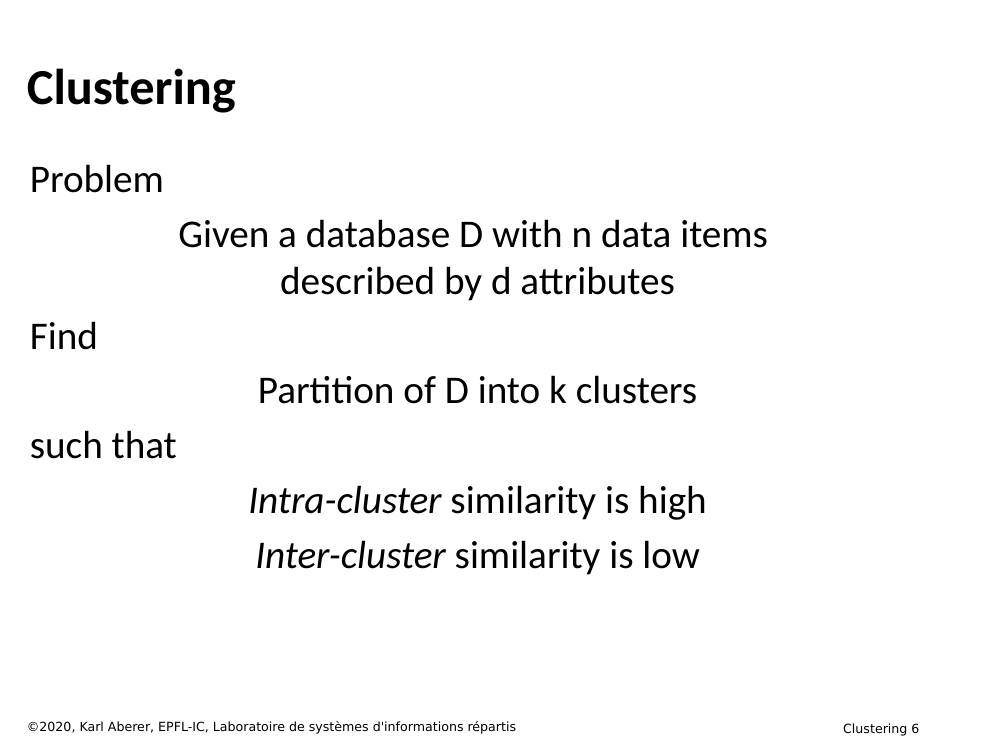
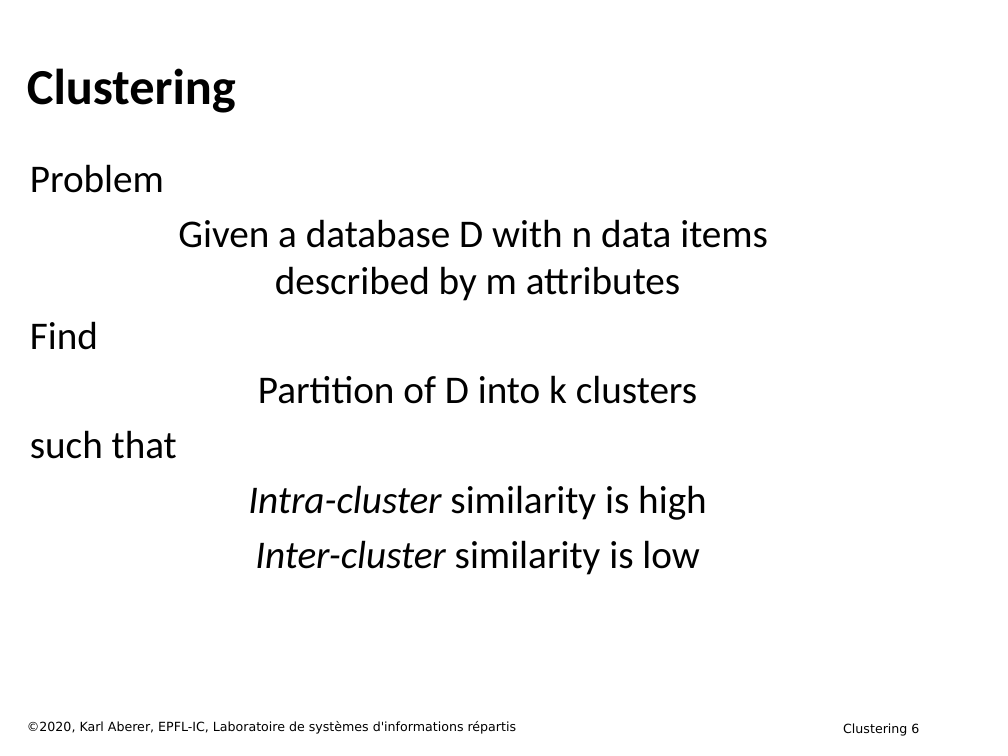
Before and after one commit to LSIR/DIS, a slide deck: slide 6 of Lectures/week 7 - Clustering.pptx. Drawn at 1008x756 pixels with LibreOffice and Linux fonts; fonts in the diff are those of the drawing. Boxes give left, top, right and bottom in pixels: in the first picture for what was removed or moved away, otherwise in the second. Text is boxed around its words. In the diff, an @@ line names an element or a change of style, - is before the commit and + after.

```diff
--- a/Lectures/week 7 - Clustering.pptx
+++ b/Lectures/week 7 - Clustering.pptx
@@ text at (x1=178, y1=219, x2=768, y2=301): text changed @@
-Given a database D with n data items
-described by d attributes
+Given a database D with n data items
+described by m attributes
```
Also in this commit, not shown: 1 other slide changed, 3 other files.
